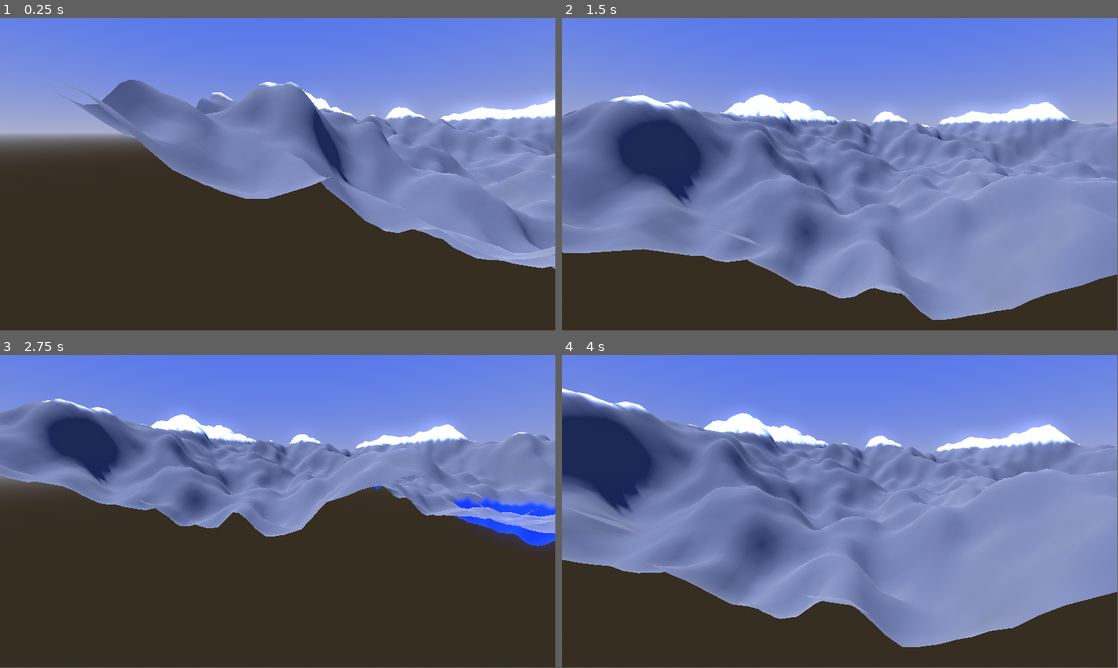
Above: before the commit, frames 1-4 (two rows, left to right).
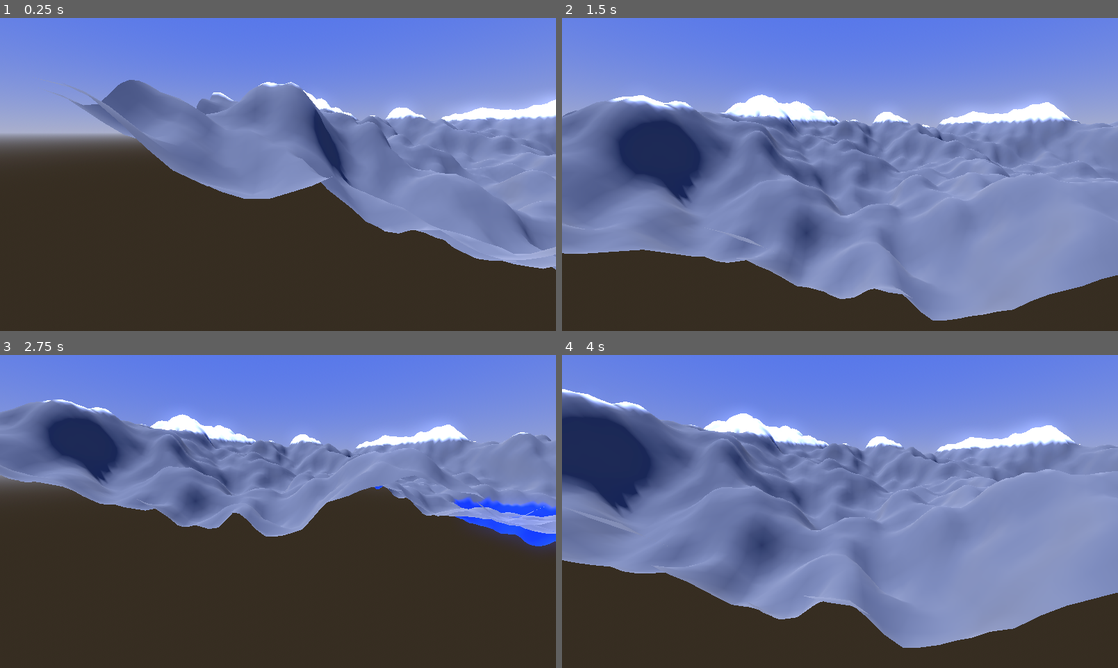
Above: after the commit, the same moments.

Repository: Darius-Gillingham/comp360-group
Game: Godot game, scene res://test3d.tscn
The game is run twice, just before and just after one commit, with the same random seed, the same clock (stepped at 60 frames per second) and the same inputs.
Inputs (mouse positions are in pixels of both pictures, inside the frame that each line leads up to):
- Up to frame 1 (0.25 s): no input
- Up to frame 2 (1.5 s): tap Enter at 0.5 s; move the mouse to (962, 158) at 0.52 s; hold D 0.53-1.28 s; hold Shift (Sprint) 0.53-1.28 s; move the mouse to (728, 190) at 1.27 s; hold S from 1.28 s (still down); tap Q at 1.35 s
- Up to frame 3 (2.75 s): move the mouse to (333, 442) at 2.02 s; release S at 2.03 s; hold D from 2.03 s (still down); hold E from 2.03 s (still down)
- Up to frame 4 (4 s): move the mouse to (812, 574) at 2.77 s; release D at 2.78 s; release E at 2.78 s; hold W 2.78-3.53 s; tap Shift (Sprint) at 2.85 s; move the mouse to (1006, 558) at 3.52 s; hold A from 3.53 s (still down); hold Q from 3.53 s (still down)
In our replay, the window is 799x449 before the commit and 800x450 after it. These sizes can differ from the game's own. Grey fills any space a smaller window leaves; there, only what the larger window draws over its background counts as a difference.

The runs differ from the first frame. In frame 1, 0.5% of the frame differs, in the area x 9-100%, y 0-81%; in frame 2, 0.6%, in the area x 0-100%, y 0-97%; in frame 3, 0.5%; in frame 4, 0.6%.

Commit message:
Changed Display Settings
Altered the Display/Resolution to a bigger width and height

Diff:
--- a/project.godot
+++ b/project.godot
@@ -15,6 +15,11 @@
 config/features=PackedStringArray("4.5", "Forward Plus")
 config/icon="res://icon.svg"
 
+[display]
+
+window/size/viewport_width=2048
+window/size/viewport_height=1152
+
 [dotnet]
 
 project/assembly_name="test3"
